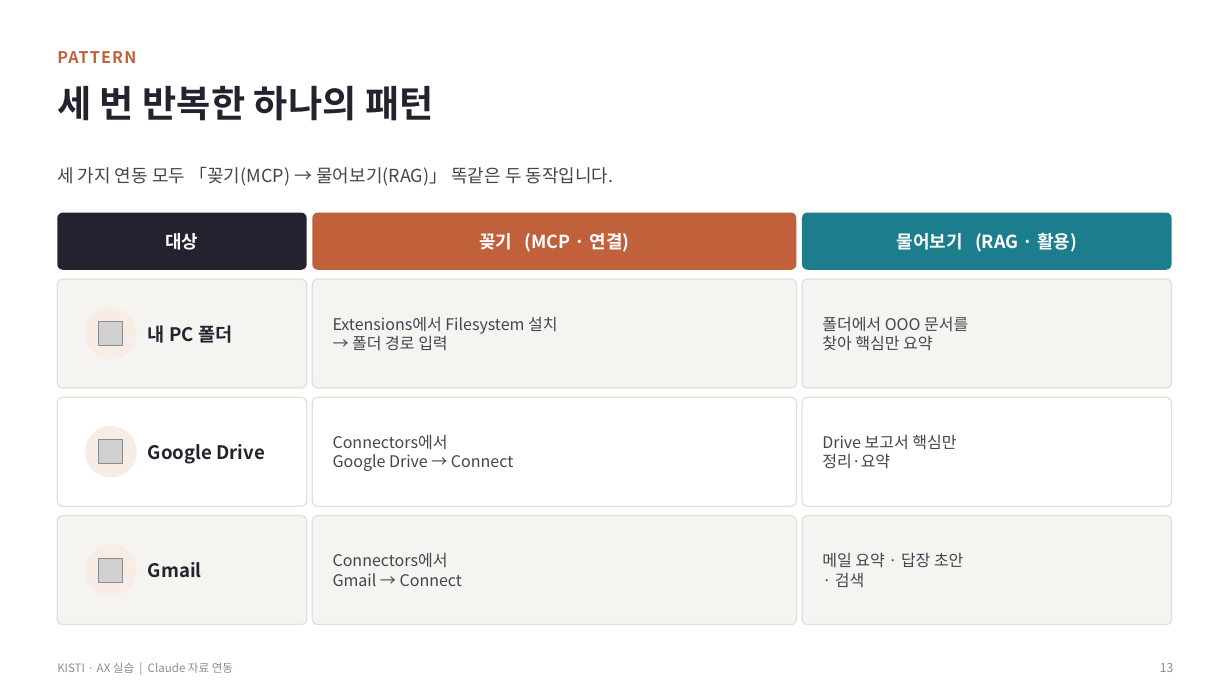
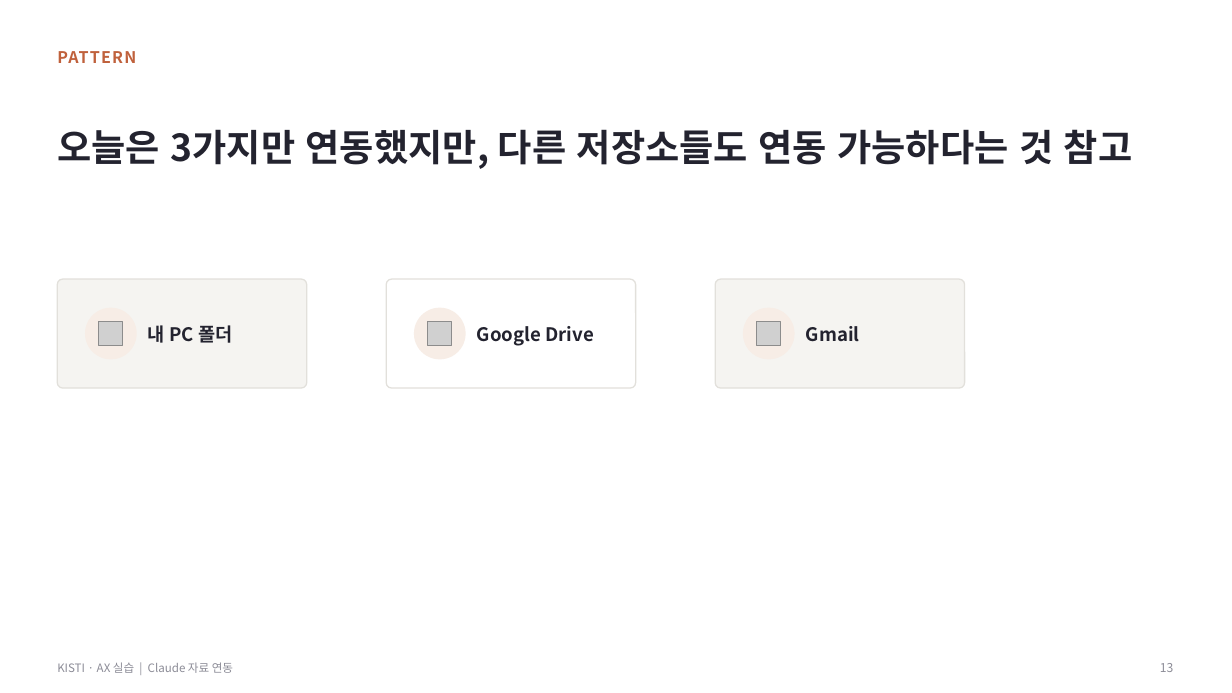
Before and after one commit to thinkinghs/lecture_6_18, a slide deck: slide 15 of 2차시_강의자료_합본.pptx (slide 14 before the commit). Drawn at 1232x693 pixels with LibreOffice and Linux fonts; fonts in the diff are those of the drawing; grey boxes stand for pictures. Boxes give left, top, right and bottom in pixels: in the first picture for what was removed or moved away, otherwise in the second. Text is boxed around its words. In the diff, an @@ line names an element or a change of style, - is before the commit and + after.

```diff
--- a/2차시_강의자료_합본.pptx
+++ b/2차시_강의자료_합본.pptx
@@ text at box(57, 129, 1133, 169): text changed @@
-세 번 반복한 하나의 패턴
+오늘은 3가지만 연동했지만, 다른 저장소들도 연동 가능하다는 것 참고
@@ text removed at box(57, 167, 614, 186) @@
-세 가지 연동 모두 「꽂기(MCP) → 물어보기(RAG)」 똑같은 두 동작입니다.
@@ rounded rectangle removed at box(57, 213, 307, 270) @@
@@ text removed at box(165, 233, 198, 250) @@
-대상
@@ rounded rectangle removed at box(312, 213, 797, 270) @@
@@ text removed at box(479, 233, 630, 252) @@
-꽂기 (MCP · 연결)
@@ rounded rectangle removed at box(802, 213, 1172, 270) @@
@@ text removed at box(896, 233, 1077, 252) @@
-물어보기 (RAG · 활용)
@@ rounded rectangle removed at box(312, 279, 797, 388) @@
@@ rounded rectangle removed at box(802, 279, 1172, 388) @@
@@ text removed at box(333, 316, 557, 350) @@
-Extensions에서 Filesystem 설치
-→ 폴더 경로 입력
@@ 1 picture, 1 text, 1 rounded rectangle, 1 ellipse: place and size @@
-1 picture, 1 text, 1 rounded rectangle, 1 ellipse at box(57, 397, 307, 506)
+1 picture, 1 text, 1 rounded rectangle, 1 ellipse at box(386, 279, 636, 388)
@@ 1 picture, 1 text, 1 rounded rectangle, 1 ellipse: place and size @@
-1 picture, 1 text, 1 rounded rectangle, 1 ellipse at box(57, 516, 307, 625)
+1 picture, 1 text, 1 rounded rectangle, 1 ellipse at box(715, 279, 965, 388)
@@ text removed at box(822, 316, 968, 351) @@
-폴더에서 OOO 문서를
-찾아 핵심만 요약
@@ rounded rectangle removed at box(312, 397, 797, 506) @@
@@ rounded rectangle removed at box(802, 397, 1172, 506) @@
@@ text removed at box(333, 434, 513, 471) @@
-Connectors에서
-Google Drive → Connect
@@ text removed at box(822, 434, 956, 469) @@
-Drive 보고서 핵심만
-정리·요약
@@ rounded rectangle removed at box(312, 516, 797, 625) @@
@@ rounded rectangle removed at box(802, 516, 1172, 625) @@
@@ text removed at box(333, 552, 462, 586) @@
-Connectors에서
-Gmail → Connect
@@ text removed at box(822, 552, 963, 587) @@
-메일 요약 · 답장 초안
-· 검색
```
Also in this commit, not shown: 34 other slides changed, 4 slides added, 3 slides removed.
